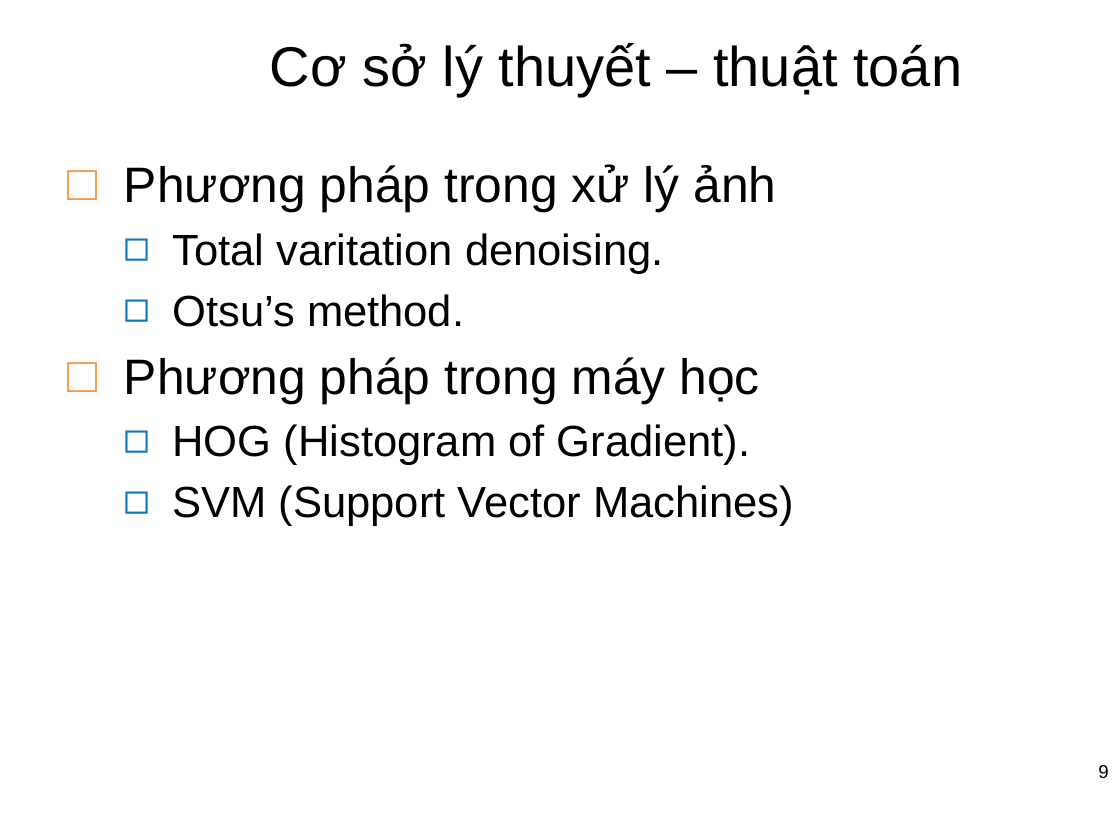
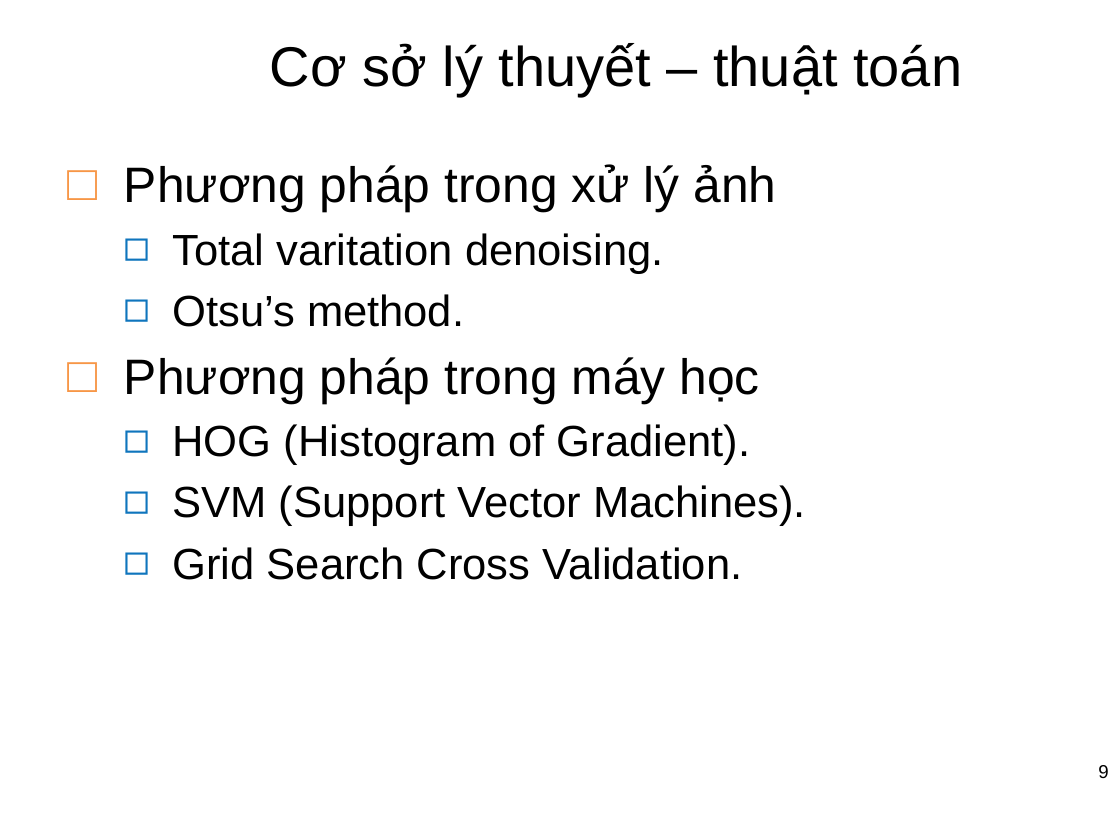
Before and after one commit to hmchuong/ComputerVision-Python-EnglishTextRecognitionInNaturalScenes, a slide deck: slide 9 of report/Slide.pptx. Drawn at 1120x840 pixels with LibreOffice and Linux fonts; fonts in the diff are those of the drawing; background and template pictures are left out. Boxes give left, top, right and bottom in pixels: in the first picture for what was removed or moved away, otherwise in the second. Text is boxed around its words. In the diff, an @@ line names an element or a change of style, - is before the commit and + after.

```diff
--- a/report/Slide.pptx
+++ b/report/Slide.pptx
@@ text at (x1=173, y1=485, x2=806, y2=580): text changed @@
-  ◻ SVM (Support Vector Machines)
+  ◻ SVM (Support Vector Machines).
+  ◻ Grid Search Cross Validation.
```
Also in this commit, not shown: 3 other slides changed, 1 slide added.
